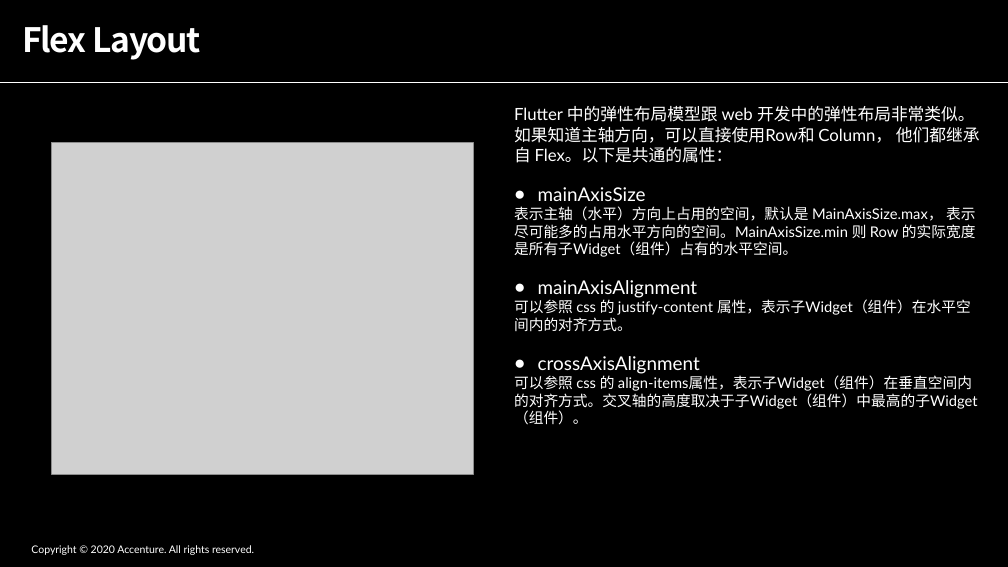
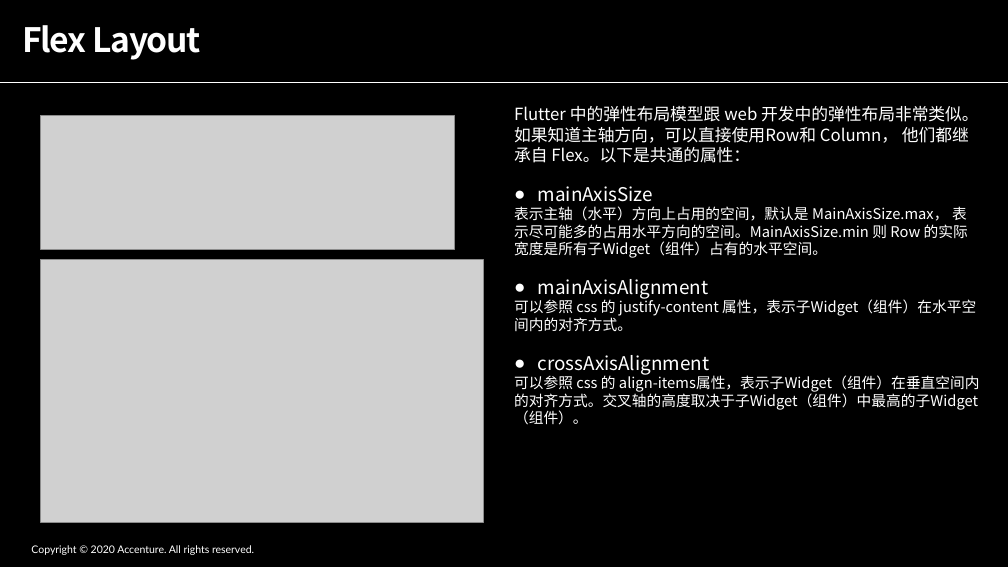
Before and after one commit to ShadowTricker/flutter_common, a slide deck: slide 8 of flutter_common.pptx. Drawn at 1008x567 pixels with LibreOffice and Linux fonts; fonts in the diff are those of the drawing; grey boxes stand for pictures. Boxes give left, top, right and bottom in pixels: in the first picture for what was removed or moved away, otherwise in the second. Text is boxed around its words. In the diff, an @@ line names an element or a change of style, - is before the commit and + after.

```diff
--- a/flutter_common.pptx
+++ b/flutter_common.pptx
@@ picture added at box(40, 116, 454, 249) @@
@@ text "Flutter 中的弹性布局模型跟 web 开发中的弹性布局非常类似。" at box(514, 106, 980, 425): font Lato to Noto Sans CJK SC @@
@@ picture: place and size @@
-picture at box(51, 142, 473, 474)
+picture at box(40, 260, 483, 523)
```
Also in this commit, not shown: 8 other slides changed, 7 other files.
